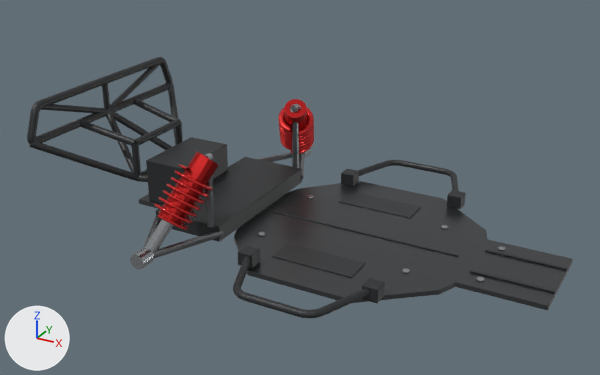
Two versions of the Blender file blender/roboracer_frame.blend, one commit apart.
Both versions are drawn from a 50 mm camera at (0.356, -0.532, 0.289) aimed at (0.068, -0.007, 0.027). Every picture has the same lights, and +X, +Y and +Z are marked at lower left. The older version comes first.

The scene before the commit, as lines of its bpy script (objects in view):
```python
ob_frame_chassis_plate = bpy.data.objects.new('Frame_Chassis_Plate', me_frame_chassis_plate)
ob_frame_chassis_plate.parent = ob_roboracer_frame
ob_frame_chassis_plate.location = (0.0, 0.0, 0.0)
ob_frame_nerf_bars = bpy.data.objects.new('Frame_Nerf_Bars', me_frame_nerf_bars)
ob_frame_nerf_bars.parent = ob_roboracer_frame
ob_frame_nerf_bars.location = (0.0, 0.0, 0.0)
ob_frame_rear_bumper = bpy.data.objects.new('Frame_Rear_Bumper', me_frame_rear_bumper)
ob_frame_rear_bumper.parent = ob_roboracer_frame
ob_frame_rear_bumper.location = (0.0, 0.0, 0.0)
# also in view: 'Frame_Rear_Suspension' at (0.0, 0.0, 0.032)
```
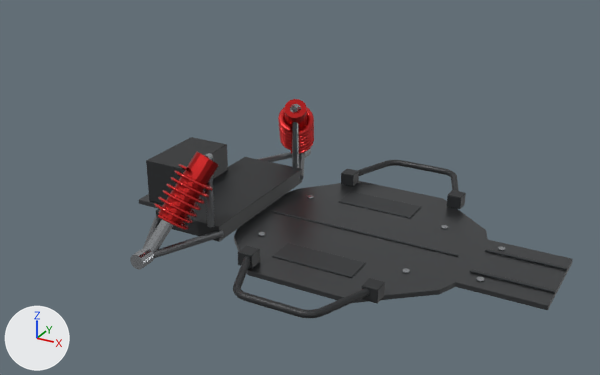
Pixel boxes (x1, y1, x2, y2) of what changed, in the pictures (600 x 375 px):
'Frame_Rear_Bumper', deleted
    before: (27, 57, 183, 182)
    faces in mat_side_guard_black_polymer (black #242729): (27, 57, 183, 182)

The change in detail:
Object 'Frame_Rear_Bumper' (ob_frame_rear_bumper) is deleted.
